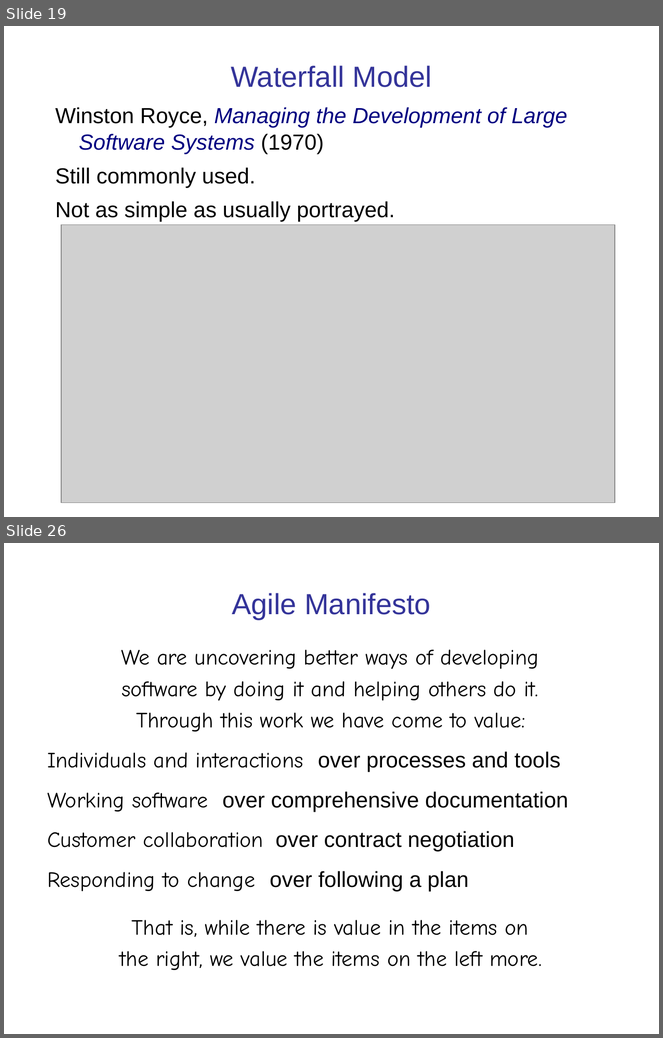
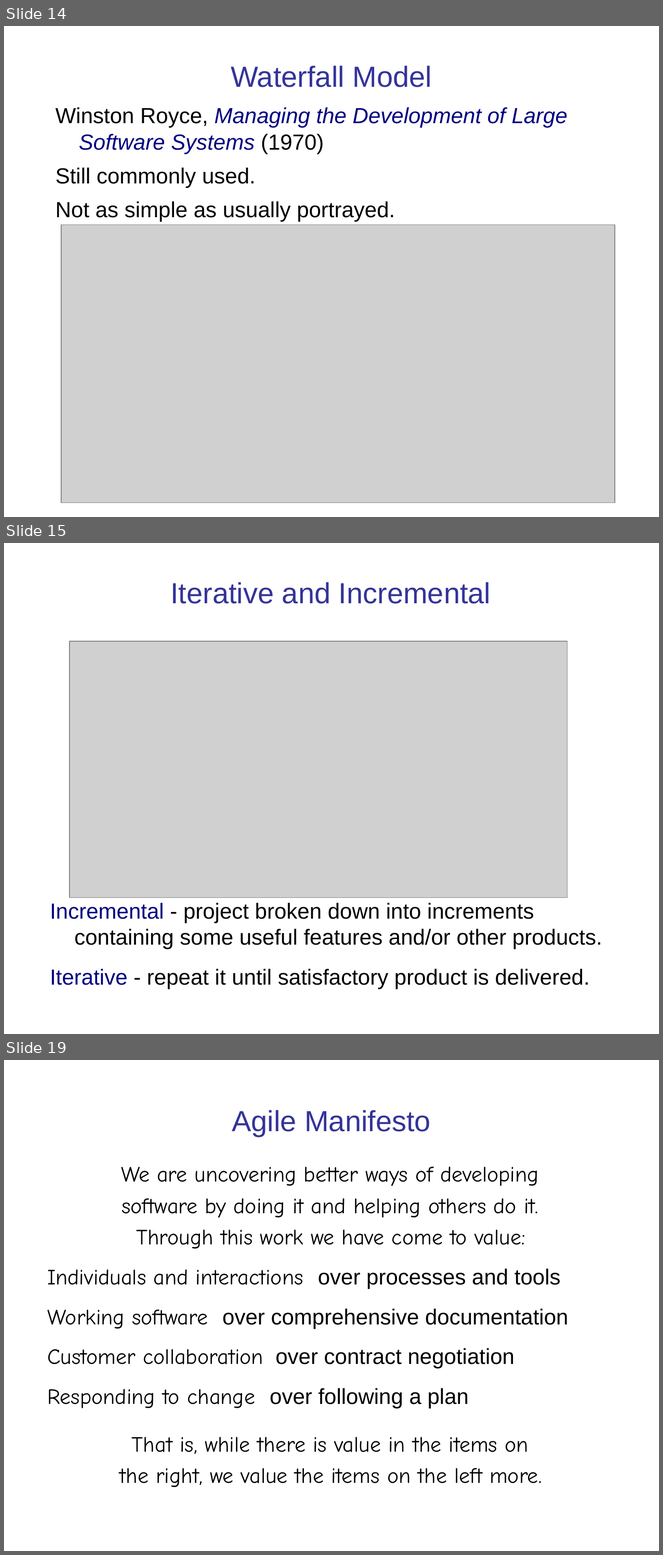
Before and after one commit to cpske/ISP, a slide deck: intro/Introduction-software-process.ppt. Shown one above the other, each under a label of ours: slides 19 and 26 before the commit, slides 14, 15 and 19 after it; the slides between them are not shown. The pictures are 663x1038 and 663x1555 pixels, drawn with LibreOffice and Linux fonts; fonts in the diff are those of the drawing; grey boxes stand for pictures. Boxes give left, top, right and bottom in pixels: in the first picture for what was removed or moved away, otherwise in the second. Text is boxed around its words. In the diff, an @@ line names an element or a change of style, - is before the commit and + after.

```diff
--- a/intro/Introduction-software-process.ppt
+++ b/intro/Introduction-software-process.ppt
@@ slide 15 added at box(4, 543, 659, 1034), background #FFFFFF @@
@@ title added at box(170, 582, 491, 604), 32 pt, text #333399 @@
+Iterative and Incremental
@@ picture added at box(70, 641, 568, 898) @@
@@ text added at box(50, 903, 603, 990), 24 pt, text #000000 @@
+Incremental - project broken down into increments containing some useful features and/or other products.
+Iterative - repeat it until satisfactory product is delivered.
@@ what was slide 19 is now slide 14 @@
@@ what was slide 26 is now slide 19 @@
```
Also in this commit, not shown: 8 slides changed, 5 other slides added, 2 slides removed, 2 other files.
